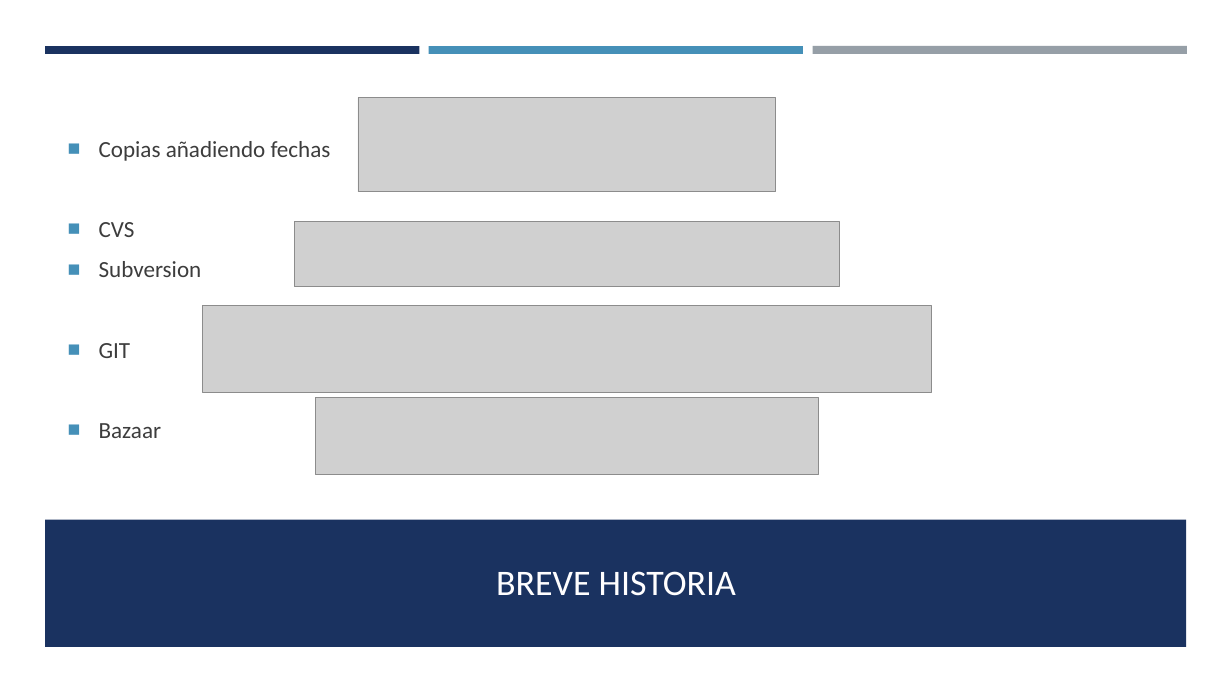
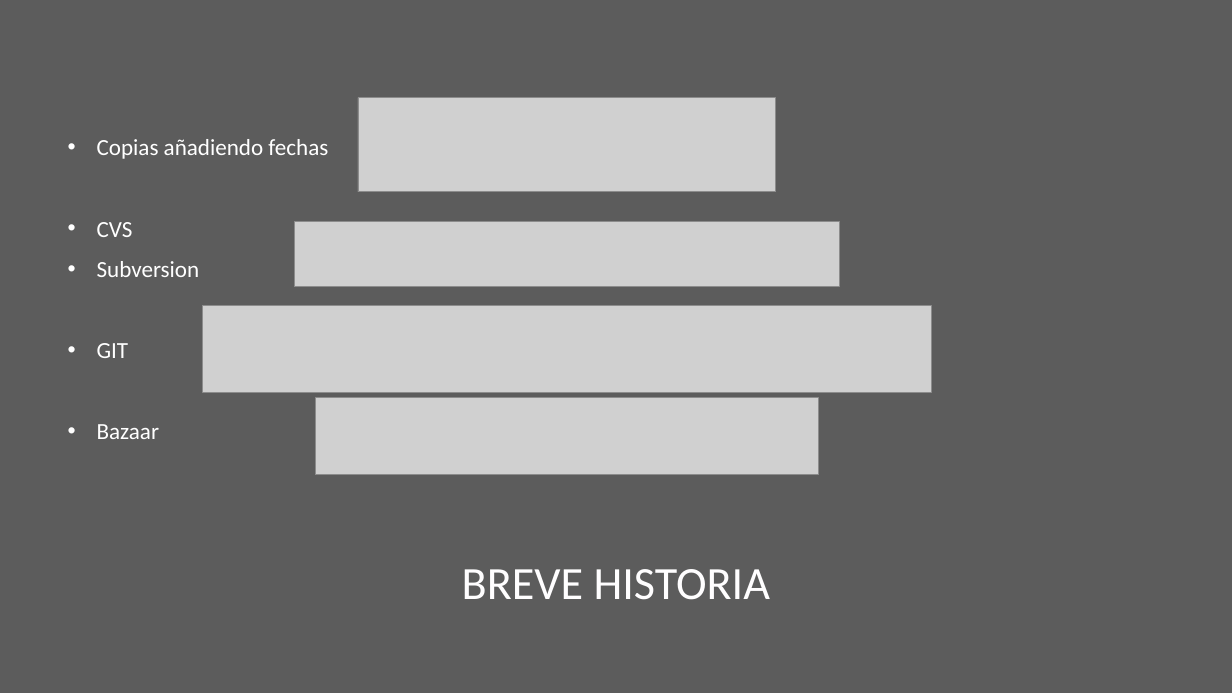
Before and after one commit to Leonelgtzl/Exposicion-FRONT-END, a slide deck: slide 5 of EXPO-FS1A-TEMA1-NF.pptx. Drawn at 1232x693 pixels with LibreOffice and Linux fonts; fonts in the diff are those of the drawing; grey boxes stand for pictures; background and template pictures are left out. Boxes give left, top, right and bottom in pixels: in the first picture for what was removed or moved away, otherwise in the second. Text is boxed around its words. In the diff, an @@ line names an element or a change of style, - is before the commit and + after.

```diff
--- a/EXPO-FS1A-TEMA1-NF.pptx
+++ b/EXPO-FS1A-TEMA1-NF.pptx
@@ background #FFFFFF to picture (left out) @@
@@ rectangle removed at [0,55,1232,693] @@
@@ rectangle removed at [45,46,420,55] @@
@@ rectangle removed at [429,46,803,55] @@
@@ rectangle removed at [812,46,1187,56] @@
@@ text "Copias añadiendo fechas" at [97,139,328,439]: text colour #3D3D3D to #FFFFFF; bullet ■ to •; bullet colour #4590B8 to #FFFFFF @@
@@ rectangle removed at [45,519,1187,647] @@
@@ title "BREVE HISTORIA" at [462,569,770,600]: size 28 to 36 pt @@
```
Also in this commit, not shown: 7 other slides changed, 4 slides added, 2 slides removed.
